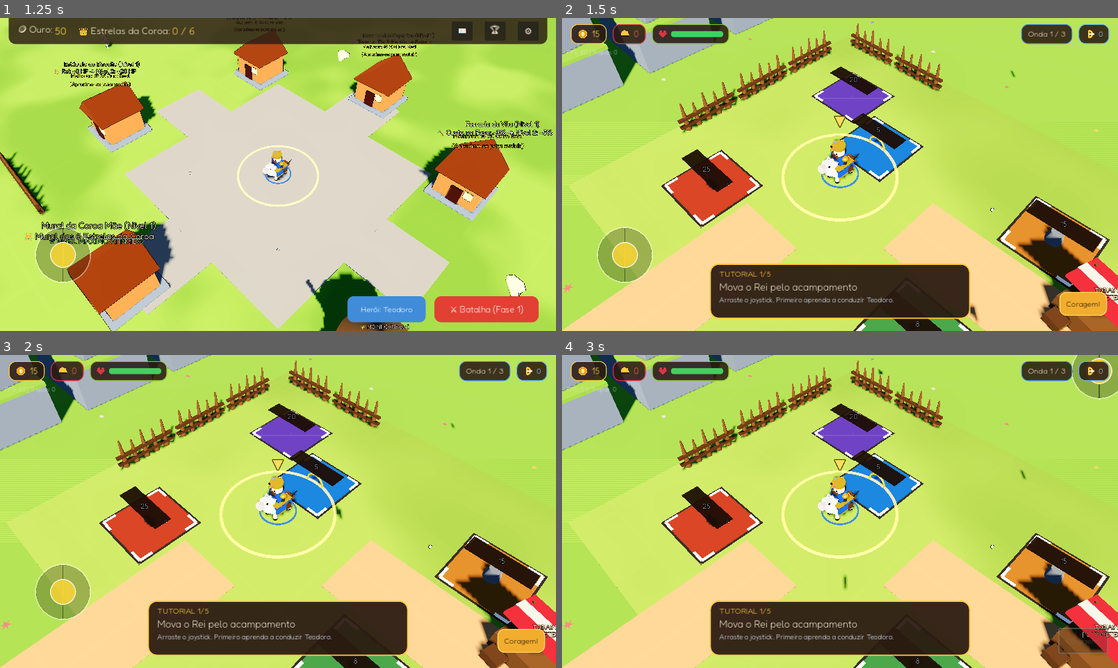
Above: before the commit, frames 1-4 (two rows, left to right).
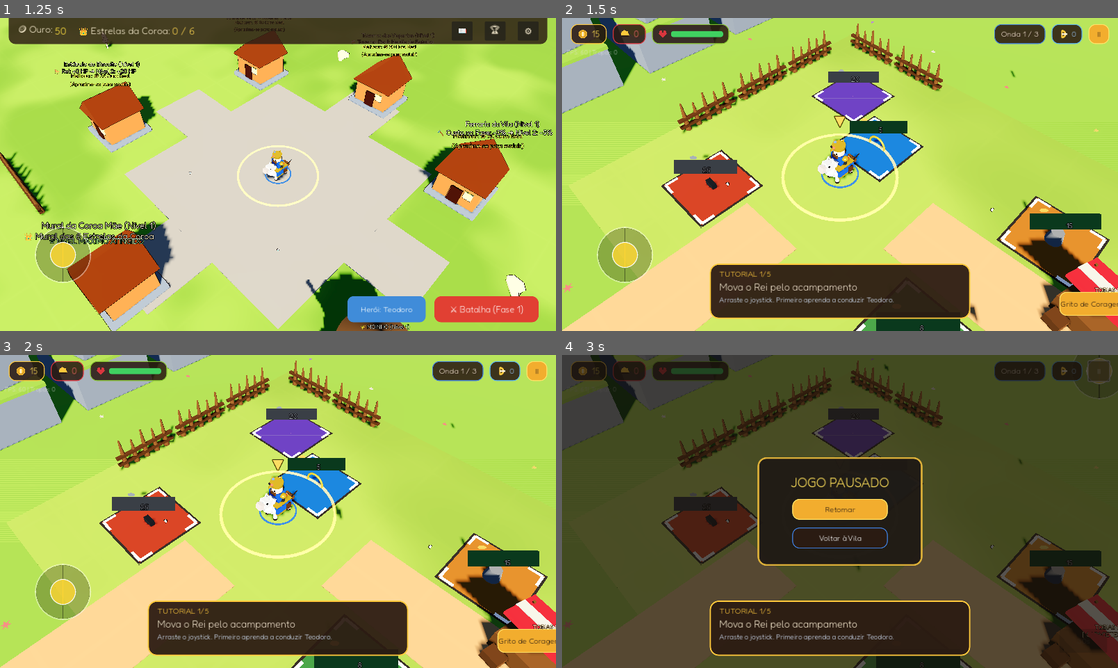
Above: after the commit, the same moments.

Repository: JonathasHenrique/reino-pequenino
Game: Godot game, scene res://scenes/ui/MainMenu.tscn
Two runs of this game, one before a commit and one after it. Both use one fixed random seed, a clock stepped at 60 frames per second and the inputs below.
Inputs (mouse positions are in pixels of both pictures, inside the frame that each line leads up to):
- Up to frame 1 (1.25 s): click "VILA REAL DO REI" at 0.5 s
- Up to frame 2 (1.5 s): click "⚔️ Batalha (Fase 1)" at 1.25 s
- Up to frame 3 (2 s): no input
- Up to frame 4 (3 s): click "Coragem!" (after the commit: "Grito de Coragem") at 2 s; click (1101, 370) at 2.75 s, where only the run after the commit has a clickable "II"

Frame 1 is identical in both runs. In frame 2, 4.8% of the frame differs, in the area x 20-100%, y 2-100%; in frame 3, 4.8%; in frame 4, 89%, in the area x 0-100%, y 0-100%.

Commit message:
Melhora HUD e habilidades dos heróis

Diff:
--- a/data/heroes/heroes.json
+++ b/data/heroes/heroes.json
@@ -15,7 +15,7 @@
     "description": "Ferreira veterana que nunca larga sua bigorna de bolso.",
     "passive_desc": "Construções e torres na fase custam 15% menos moedas.",
     "skill_name": "Martelada Mestra",
-    "skill_desc": "Conserta e reforça instantaneamente todas as torres e paliçadas.",
+    "skill_desc": "Repara instantaneamente todas as paliçadas ativas no acampamento.",
     "cost_discount": 0.15,
     "unlocked_by_default": false
   },
@@ -24,8 +24,8 @@
     "title": "Erudito dos Números",
     "description": "Mago que calcula trajetórias místicas com giz e régua.",
     "passive_desc": "Magos e arqueiros causam 10% de dano adicional em área.",
-    "skill_name": "Chuva de Números",
-    "skill_desc": "Invoca chuva rúnica que causa dano contínuo a todos os inimigos na tela.",
+    "skill_name": "Prisão Rúnica",
+    "skill_desc": "Congela por alguns segundos os inimigos próximos ao Rei.",
     "aoe_bonus": 0.10,
     "unlocked_by_default": false
   },
@@ -35,7 +35,7 @@
     "description": "Estrategista destemida que ensinou o rei a manter a formação.",
     "passive_desc": "Tropas aliadas recebem 15% menos dano de projéteis e impacto.",
     "skill_name": "Muralha de Escudos",
-    "skill_desc": "Cria um escudo radiante protetor ao redor da formação por 8 segundos.",
+    "skill_desc": "Reduz pela metade o dano recebido pelo Rei por 8 segundos.",
     "armor_bonus": 0.15,
     "unlocked_by_default": false
   },
@@ -65,7 +65,7 @@
     "description": "Agora com um chapéu colorido e um pedaço de bolo na mão.",
     "passive_desc": "Inimigos caminham 15% mais devagar perto do Rei.",
     "skill_name": "Névoa Protetora",
-    "skill_desc": "Envolve o Rei em uma névoa amiga que cega temporariamente os inimigos.",
+    "skill_desc": "Desacelera os inimigos próximos ao Rei por 6 segundos.",
     "slow_aura": 0.15,
     "unlocked_by_default": false
   }
--- a/scenes/entities/PurchasePad.tscn
+++ b/scenes/entities/PurchasePad.tscn
@@ -74,12 +74,28 @@
 metallic = 0.8
 
 [sub_resource type="BoxMesh" id="BoxMesh_status_plate"]
-size = Vector3(2.65, 0.06, 0.78)
+size = Vector3(2.65, 0.58, 0.08)
 
 [sub_resource type="StandardMaterial3D" id="StandardMaterial3D_status_plate"]
 albedo_color = Color(0.169, 0.106, 0.071, 0.94)
 transparency = 1
 roughness = 0.72
+shading_mode = 0
+billboard_mode = 1
+
+[sub_resource type="SphereMesh" id="SphereMesh_cost_coin"]
+radius = 0.15
+height = 0.15
+radial_segments = 12
+rings = 6
+
+[sub_resource type="StandardMaterial3D" id="StandardMaterial3D_cost_coin"]
+albedo_color = Color(1.0, 0.788, 0.235, 1)
+emission_enabled = true
+emission = Color(1.0, 0.788, 0.235, 1)
+emission_energy_multiplier = 0.35
+shading_mode = 0
+billboard_mode = 1
 
 [node name="PurchasePad" type="Area3D"]
 script = ExtResource("1_pad")
@@ -172,12 +188,17 @@
 surface_material_override/0 = SubResource("StandardMaterial3D_iron")
 
 [node name="StatusPlate" type="MeshInstance3D" parent="."]
-transform = Transform3D(1, 0, 0, 0, 1, 0, 0, 0, 1, 0, 1.08, 0)
+transform = Transform3D(1, 0, 0, 0, 1, 0, 0, 0, 1, 0, 1.28, 0)
 mesh = SubResource("BoxMesh_status_plate")
 surface_material_override/0 = SubResource("StandardMaterial3D_status_plate")
 
+[node name="CostCoin" type="MeshInstance3D" parent="."]
+transform = Transform3D(1, 0, 0, 0, 1, 0, 0, 0, 1, -0.82, 1.28, 0.08)
+mesh = SubResource("SphereMesh_cost_coin")
+surface_material_override/0 = SubResource("StandardMaterial3D_cost_coin")
+
 [node name="Label3D" type="Label3D" parent="."]
-transform = Transform3D(1, 0, 0, 0, 1, 0, 0, 0, 1, 0, 1.12, 0)
+transform = Transform3D(1, 0, 0, 0, 1, 0, 0, 0, 1, 0.20, 1.28, 0.08)
 billboard = 1
 double_sided = false
 text = "5"
--- a/scenes/ui/GameHUD.tscn
+++ b/scenes/ui/GameHUD.tscn
@@ -111,6 +111,18 @@
 corner_radius_top_right = 16
 corner_radius_bottom_right = 16
 corner_radius_bottom_left = 16
+
+[sub_resource type="StyleBoxFlat" id="StyleBoxFlat_pause_panel"]
+bg_color = Color(0.12, 0.1, 0.08, 0.94)
+corner_radius_top_left = 20
+corner_radius_top_right = 20
+corner_radius_bottom_right = 20
+corner_radius_bottom_left = 20
+border_width_left = 4
+border_width_top = 4
+border_width_right = 4
+border_width_bottom = 4
+border_color = Color(0.85, 0.68, 0.22, 1)
 
 [node name="GameHUD" type="CanvasLayer"]
 script = ExtResource("1_hud")
@@ -235,6 +247,15 @@
 theme_override_constants/shadow_offset_y = 1
 theme_override_font_sizes/font_size = 18
 text = "0"
+
+[node name="PauseButton" type="Button" parent="TopBar/HBox"]
+custom_minimum_size = Vector2(48, 42)
+layout_mode = 2
+theme_override_colors/font_color = Color(0.169, 0.106, 0.071, 1)
+theme_override_font_sizes/font_size = 18
+theme_override_styles/normal = SubResource("StyleBoxFlat_btn")
+text = "II"
+tooltip_text = "Pausar jogo"
 
 [node name="ActionContainer" type="Control" parent="."]
 layout_mode = 3
@@ -276,3 +297,68 @@
 theme_override_colors/font_color = Color(0.9, 0.9, 0.9, 0.7)
 theme_override_font_sizes/font_size = 14
 text = "FPS: 60"
+
+[node name="PauseOverlay" type="Control" parent="."]
+visible = false
+process_mode = 3
+layout_mode = 3
+anchors_preset = 15
+anchor_right = 1.0
+anchor_bottom = 1.0
+grow_horizontal = 2
+grow_vertical = 2
+
+[node name="Dimmer" type="ColorRect" parent="PauseOverlay"]
+layout_mode = 1
+anchors_preset = 15
+anchor_right = 1.0
+anchor_bottom = 1.0
+grow_horizontal = 2
+grow_vertical = 2
+color = Color(0.08, 0.06, 0.04, 0.72)
+
+[node name="Panel" type="PanelContainer" parent="PauseOverlay"]
+custom_minimum_size = Vector2(380, 250)
+layout_mode = 1
+anchors_preset = 8
+anchor_left = 0.5
+anchor_top = 0.5
+anchor_right = 0.5
+anchor_bottom = 0.5
+offset_left = -190.0
+offset_top = -125.0
+offset_right = 190.0
+offset_bottom = 125.0
+grow_horizontal = 2
+grow_vertical = 2
+theme_override_styles/panel = SubResource("StyleBoxFlat_pause_panel")
+
+[node name="VBox" type="VBoxContainer" parent="PauseOverlay/Panel"]
+layout_mode = 2
+theme_override_constants/separation = 18
+alignment = 1
+
+[node name="Title" type="Label" parent="PauseOverlay/Panel/VBox"]
+layout_mode = 2
+theme_override_colors/font_color = Color(1, 0.88, 0.35, 1)
+theme_override_font_sizes/font_size = 30
+text = "JOGO PAUSADO"
+horizontal_alignment = 1
+
+[node name="ResumeButton" type="Button" parent="PauseOverlay/Panel/VBox"]
+custom_minimum_size = Vector2(220, 48)
+layout_mode = 2
+size_flags_horizontal = 4
+theme_override_colors/font_color = Color(0.169, 0.106, 0.071, 1)
+theme_override_font_sizes/font_size = 18
+theme_override_styles/normal = SubResource("StyleBoxFlat_btn")
+text = "Retomar"
+
+[node name="VillageButton" type="Button" parent="PauseOverlay/Panel/VBox"]
+custom_minimum_size = Vector2(220, 48)
+layout_mode = 2
+size_flags_horizontal = 4
+theme_override_colors/font_color = Color(1, 1, 1, 1)
+theme_override_font_sizes/font_size = 18
+theme_override_styles/normal = SubResource("StyleBoxFlat_pill_wave")
+text = "Voltar à Vila"
--- a/scenes/ui/VictoryScreen.tscn
+++ b/scenes/ui/VictoryScreen.tscn
@@ -1,6 +1,7 @@
-[gd_scene load_steps=5 format=3]
+[gd_scene load_steps=6 format=3]
 
 [ext_resource type="Script" path="res://scripts/ui/VictoryScreen.gd" id="1_vic"]
+[ext_resource type="Script" path="res://scripts/ui/IconBadge.gd" id="2_icon"]
 
 [sub_resource type="StyleBoxFlat" id="StyleBoxFlat_panel"]
 bg_color = Color(0.15, 0.1, 0.06, 0.9)
@@ -67,11 +68,29 @@
 text = "VITÓRIA GLORIOSA!"
 horizontal_alignment = 1
 
-[node name="StarsLabel" type="Label" parent="Panel/VBox"]
+[node name="StarsContainer" type="HBoxContainer" parent="Panel/VBox"]
+custom_minimum_size = Vector2(180, 56)
 layout_mode = 2
-theme_override_font_sizes/font_size = 38
-text = "⭐ ⭐ ⭐"
-horizontal_alignment = 1
+theme_override_constants/separation = 12
+alignment = 1
+
+[node name="Star1" type="Control" parent="Panel/VBox/StarsContainer"]
+custom_minimum_size = Vector2(44, 44)
+layout_mode = 2
+script = ExtResource("2_icon")
+icon_type = "star"
+
+[node name="Star2" type="Control" parent="Panel/VBox/StarsContainer"]
+custom_minimum_size = Vector2(44, 44)
+layout_mode = 2
+script = ExtResource("2_icon")
+icon_type = "star"
+
+[node name="Star3" type="Control" parent="Panel/VBox/StarsContainer"]
+custom_minimum_size = Vector2(44, 44)
+layout_mode = 2
+script = ExtResource("2_icon")
+icon_type = "star"
 
 [node name="GoldLabel" type="Label" parent="Panel/VBox"]
 layout_mode = 2
--- a/scripts/autoloads/GameState.gd
+++ b/scripts/autoloads/GameState.gd
@@ -13,6 +13,8 @@
 signal stage_failed()
 signal hero_ability_used(hero_id: String)
 signal troop_count_changed(count: int)
+
+const HERO_ABILITY_COOLDOWN_SECONDS: float = 30.0
 
 var current_stage: int = 1
 var current_world: int = 1
@@ -30,6 +32,8 @@
 var is_game_over: bool = false
 var hero_ability_ready: bool = true
 var hero_ability_active: bool = false
+var hero_ability_cooldown_remaining: float = 0.0
+var hero_shield_remaining: float = 0.0
 
 var active_troops: Array = []
 var active_enemies: Array = []
@@ -48,6 +52,8 @@
 	is_paused = false
 	hero_ability_ready = true
 	hero_ability_active = false
+	hero_ability_cooldown_remaining = 0.0
+	hero_shield_remaining = 0.0
 
 	active_troops.clear()
 	active_enemies.clear()
@@ -60,6 +66,14 @@
 
 	coins_changed.emit(stage_coins)
 	king_hp_changed.emit(king_hp, king_max_hp)
+
+func _process(delta: float) -> void:
+	hero_shield_remaining = maxf(0.0, hero_shield_remaining - delta)
+	if hero_ability_ready or not is_stage_active:
+		return
+	hero_ability_cooldown_remaining = maxf(0.0, hero_ability_cooldown_remaining - delta)
+	if hero_ability_cooldown_remaining <= 0.0:
+		hero_ability_ready = true
 
 func add_stage_coins(amount: int) -> void:
 	stage_coins += amount
@@ -103,7 +117,8 @@
 func damage_king(amount: int) -> void:
 	if is_game_over or not is_stage_active:
 		return
-	king_hp = maxi(0, king_hp - amount)
+	var applied_damage := ceili(float(amount) * 0.5) if hero_shield_remaining > 0.0 else amount
+	king_hp = maxi(0, king_hp - applied_damage)
 	king_hp_changed.emit(king_hp, king_max_hp)
 	AudioManager.play_sfx("king_hit")
 
@@ -152,13 +167,20 @@
 	stage_completed.emit(stars, gold_earned)
 
 func use_hero_ability() -> void:
-	if not hero_ability_ready or is_game_over:
+	if not hero_ability_ready or is_game_over or not is_stage_active:
 		return
+	var hero_id = SaveManager.save_data.get("selected_hero", "teodoro")
 	hero_ability_ready = false
-	hero_ability_active = true
-	var hero_id = SaveManager.save_data.get("selected_hero", "teodoro")
+	hero_ability_cooldown_remaining = HERO_ABILITY_COOLDOWN_SECONDS
+	hero_ability_active = hero_id == "teodoro"
 	hero_ability_used.emit(hero_id)
 	AudioManager.play_sfx("hero_skill")
-
-	# Efeito dura 8 segundos
-	get_tree().create_timer(8.0).timeout.connect(func(): hero_ability_active = false)
+	if hero_ability_active:
+		get_tree().create_timer(8.0, false).timeout.connect(func(): hero_ability_active = false)
+	elif hero_id == "rosa":
+		hero_shield_remaining = 8.0
+	elif hero_id == "clara":
+		heal_king(king_max_hp)
+		for troop in active_troops:
+			if is_instance_valid(troop):
+				troop.current_hp = troop.hp
--- a/scripts/core/StageMain.gd
+++ b/scripts/core/StageMain.gd
@@ -53,6 +53,7 @@
 	# Totem protegido até o final de todas as ondas
 	if totem and wave_manager:
 		wave_manager.all_waves_spawned.connect(totem.remove_shield)
+	GameState.hero_ability_used.connect(_on_hero_ability_used)
 
 	if wave_manager:
 		wave_manager.stage_id = stage_id
@@ -162,6 +163,30 @@
 			_spawn_forge()
 	_update_pad_statuses()
 
+func _on_hero_ability_used(hero_id: String) -> void:
+	if not is_instance_valid(king):
+		return
+	match hero_id:
+		"marta":
+			for palisade in active_palisades:
+				if is_instance_valid(palisade) and palisade.has_method("repair_fully"):
+					palisade.repair_fully()
+		"fidelio":
+			for enemy in get_tree().get_nodes_in_group("enemies"):
+				if is_instance_valid(enemy) and enemy.global_position.distance_to(king.global_position) <= 8.0:
+					if enemy.has_method("freeze_for"):
+						enemy.freeze_for(4.0)
+		"bento":
+			for enemy in get_tree().get_nodes_in_group("enemies"):
+				if is_instance_valid(enemy) and enemy.global_position.distance_to(king.global_position) <= 9.0:
+					if enemy.has_method("knock_back_from"):
+						enemy.knock_back_from(king.global_position)
+		"barao":
+			for enemy in get_tree().get_nodes_in_group("enemies"):
+				if is_instance_valid(enemy) and enemy.global_position.distance_to(king.global_position) <= 8.0:
+					if enemy.has_method("apply_slow_for"):
+						enemy.apply_slow_for(6.0, 0.5)
+
 func _spawn_barracks() -> void:
 	if barracks_built:
 		return
--- a/scripts/entities/Enemy.gd
+++ b/scripts/entities/Enemy.gd
@@ -17,8 +17,16 @@
 var current_hp: int = 24
 var attack_timer: float = 0.0
 var alive: bool = true
+var base_tint: Color = Color(0.85, 0.21, 0.24)
+var is_frozen: bool = false
+var freeze_remaining: float = 0.0
+var slow_remaining: float = 0.0
+var slow_factor: float = 1.0
+var knockback_remaining: float = 0.0
+var knockback_velocity: Vector3 = Vector3.ZERO
 
 @onready var visuals: Node3D = $Visuals
+@onready var faction_ring: MeshInstance3D = $FactionRing
 
 func _ready() -> void:
 	# Escalonamento de +8% de HP por fase a partir da fase 1
@@ -35,6 +43,7 @@
 	GameState.register_enemy(self)
 
 func apply_look(scale_mult: float, tint: Color) -> void:
+	base_tint = tint
 	if not visuals:
 		visuals = $Visuals
 	if visuals:
@@ -68,6 +77,40 @@
 		if child.get_child_count() > 0:
 			_apply_enemy_tint(child, tint)
 
+func freeze_for(duration: float) -> void:
+	if not alive:
+		return
+	is_frozen = true
+	freeze_remaining = maxf(freeze_remaining, duration)
+	_apply_enemy_tint(visuals, Color(0.48, 0.82, 1.0))
+	if faction_ring:
+		var ice_material := StandardMaterial3D.new()
+		ice_material.albedo_color = Color("#76DDF2")
+		ice_material.emission_enabled = true
+		ice_material.emission = Color("#76DDF2")
+		ice_material.emission_energy_multiplier = 0.7
+		ice_material.shading_mode = BaseMaterial3D.SHADING_MODE_UNSHADED
+		faction_ring.material_override = ice_material
+
+func _clear_freeze() -> void:
+	is_frozen = false
+	freeze_remaining = 0.0
+	_apply_enemy_tint(visuals, base_tint)
+	if faction_ring:
+		faction_ring.material_override = null
+
+func apply_slow_for(duration: float, factor: float = 0.5) -> void:
+	slow_remaining = maxf(slow_remaining, duration)
+	slow_factor = minf(slow_factor, clampf(factor, 0.1, 1.0))
+
+func knock_back_from(origin: Vector3, strength: float = 10.0) -> void:
+	var direction := global_position - origin
+	direction.y = 0.0
+	if direction.length_squared() <= 0.001:
+		return
+	knockback_velocity = direction.normalized() * strength
+	knockback_remaining = 0.25
+
 func _exit_tree() -> void:
 	GameState.unregister_enemy(self)
 
@@ -77,6 +120,22 @@
 func _physics_process(delta: float) -> void:
 	if not alive or GameState.is_game_over:
 		velocity = Vector3.ZERO
+		return
+	if is_frozen:
+		freeze_remaining -= delta
+		velocity = Vector3.ZERO
+		if freeze_remaining <= 0.0:
+			_clear_freeze()
+		return
+	if slow_remaining > 0.0:
+		slow_remaining = maxf(0.0, slow_remaining - delta)
+		if slow_remaining <= 0.0:
+			slow_factor = 1.0
+	if knockback_remaining > 0.0:
+		knockback_remaining = maxf(0.0, knockback_remaining - delta)
+		velocity = knockback_velocity
+		knockback_velocity = knockback_velocity.move_toward(Vector3.ZERO, 32.0 * delta)
+		move_and_slide()
 		return
 
 	attack_timer = maxf(0.0, attack_timer - delta)
@@ -91,7 +150,7 @@
 		var dist = to_target.length()
 		if dist > attack_range:
 			var dir = to_target.normalized()
-			velocity = dir * move_speed
+			velocity = dir * move_speed * slow_factor
 			# Os visuais dos inimigos apontam para +Z.
 			var target_rot = atan2(dir.x, dir.z)
 			visuals.rotation.y = lerp_angle(visuals.rotation.y, target_rot, 8.0 * delta)
--- a/scripts/entities/PurchasePad.gd
+++ b/scripts/entities/PurchasePad.gd
@@ -30,6 +30,10 @@
 @onready var fill_mesh: MeshInstance3D = $FillProgress
 @onready var base_mesh: MeshInstance3D = $BaseMesh
 @onready var emblems: Node3D = get_node_or_null("Emblems")
+@onready var cost_coin: MeshInstance3D = $CostCoin
+
+var status_material: StandardMaterial3D
+var cost_material: StandardMaterial3D
 
 func _ready() -> void:
 	current_cost = base_cost
@@ -43,6 +47,21 @@
 
 func _setup_pad_visuals() -> void:
 	var col = Color(0.15, 0.48, 0.85, 0.85)
+	status_material = StandardMaterial3D.new()
+	status_material.albedo_color = Color("#2B1B12")
+	status_material.transparency = BaseMaterial3D.TRANSPARENCY_ALPHA
+	status_material.shading_mode = BaseMaterial3D.SHADING_MODE_UNSHADED
+	status_material.billboard_mode = BaseMaterial3D.BILLBOARD_ENABLED
+	status_plate.material_override = status_material
+
+	cost_material = StandardMaterial3D.new()
+	cost_material.albedo_color = Color("#FFC93C")
+	cost_material.emission_enabled = true
+	cost_material.emission = Color("#FFC93C")
+	cost_material.emission_energy_multiplier = 0.35
+	cost_material.shading_mode = BaseMaterial3D.SHADING_MODE_UNSHADED
+	cost_material.billboard_mode = BaseMaterial3D.BILLBOARD_ENABLED
+	cost_coin.material_override = cost_material
 
 	if emblems:
 		var bow = emblems.get_node_or_null("BowEmblem")
@@ -133,6 +152,13 @@
 func _update_ui() -> void:
 	if not cost_label_3d:
 		return
+	var remaining_cost := maxi(0, current_cost - current_paid)
+	var can_afford: bool = GameState.stage_coins >= remaining_cost
+	if status_material:
+		status_material.albedo_color = Color("#24452D") if can_afford else Color("#45484D")
+	if cost_material:
+		cost_material.albedo_color = Color("#FFC93C") if can_afford else Color("#9299A1")
+		cost_material.emission = cost_material.albedo_color
 	if tutorial_locked:
 		cost_label_3d.text = str(current_cost)
 		cost_label_3d.modulate = Color(0.62, 0.66, 0.70, 0.92)
@@ -161,8 +187,6 @@
 		else:
 			cost_label_3d.text = str(current_cost)
 
-		var needed = current_cost - current_paid
-		var can_afford = GameState.stage_coins >= needed
 		if can_afford:
 			# Dourado/creme vivo: pode pagar!
 			cost_label_3d.modulate = Color(1.0, 0.95, 0.70, 1.0) # #FFF3D6
--- a/scripts/ui/GameHUD.gd
+++ b/scripts/ui/GameHUD.gd
@@ -11,6 +11,12 @@
 @onready var skill_button: Button = $ActionContainer/SkillButton
 @onready var joystick: Control = $VirtualJoystick
 @onready var fps_label: Label = $DebugOverlay/FPSLabel
+@onready var pause_button: Button = $TopBar/HBox/PauseButton
+@onready var pause_overlay: Control = $PauseOverlay
+@onready var resume_button: Button = $PauseOverlay/Panel/VBox/ResumeButton
+@onready var village_button: Button = $PauseOverlay/Panel/VBox/VillageButton
+
+var skill_label: String = "Coragem!"
 
 func _ready() -> void:
 	GameState.coins_changed.connect(_on_coins_changed)
@@ -24,6 +30,12 @@
 
 	if skill_button:
 		skill_button.pressed.connect(_on_skill_pressed)
+	if pause_button:
+		pause_button.pressed.connect(_on_pause_pressed)
+	if resume_button:
+		resume_button.pressed.connect(_on_resume_pressed)
+	if village_button:
+		village_button.pressed.connect(_on_pause_village_pressed)
 
 	_on_coins_changed(GameState.stage_coins)
 	_on_spoils_changed(GameState.stage_spoils)
@@ -38,22 +50,28 @@
 func _process(_delta: float) -> void:
 	if fps_label:
 		fps_label.text = "FPS: %d | Tropas: %d" % [Engine.get_frames_per_second(), GameState.active_troops.size()]
+	if skill_button:
+		if GameState.hero_ability_ready:
+			skill_button.disabled = GameState.is_game_over
+			skill_button.text = skill_label
+			skill_button.modulate = Color.WHITE
+		else:
+			skill_button.disabled = true
+			skill_button.text = "%ds" % ceili(GameState.hero_ability_cooldown_remaining)
+			skill_button.modulate = Color(0.6, 0.6, 0.6, 0.7)
 
 func _setup_hero_button() -> void:
 	var hero_id = SaveManager.save_data.get("selected_hero", "teodoro")
-	match hero_id:
-		"marta":
-			skill_button.text = "Martelada"
-		"fidelio":
-			skill_button.text = "Rúnica"
-		"rosa":
-			skill_button.text = "Escudo"
-		"clara":
-			skill_button.text = "Bênção"
-		"bento":
-			skill_button.text = "Rugido"
-		_:
-			skill_button.text = "Coragem!"
+	var file := FileAccess.open("res://data/heroes/heroes.json", FileAccess.READ)
+	if not file:
+		return
+	var heroes: Variant = JSON.parse_string(file.get_as_text())
+	file.close()
+	if typeof(heroes) != TYPE_DICTIONARY:
+		return
+	var hero_data: Dictionary = heroes.get(hero_id, {})
+	skill_label = str(hero_data.get("skill_name", "Coragem!"))
+	skill_button.tooltip_text = str(hero_data.get("skill_desc", ""))
 
 func _on_coins_changed(amount: int) -> void:
 	if coin_label:
@@ -75,8 +93,27 @@
 func _on_skill_pressed() -> void:
 	if GameState.hero_ability_ready:
 		GameState.use_hero_ability()
-		skill_button.disabled = true
-		skill_button.modulate = Color(0.6, 0.6, 0.6, 0.7)
+
+func _on_pause_pressed() -> void:
+	if GameState.is_game_over:
+		return
+	GameState.is_paused = true
+	pause_overlay.visible = true
+	get_tree().paused = true
+
+func _on_resume_pressed() -> void:
+	AudioManager.play_sfx("button_click")
+	pause_overlay.visible = false
+	GameState.is_paused = false
+	get_tree().paused = false
+
+func _on_pause_village_pressed() -> void:
+	AudioManager.play_sfx("button_click")
+	pause_overlay.visible = false
+	GameState.is_paused = false
+	GameState.is_stage_active = false
+	get_tree().paused = false
+	get_tree().change_scene_to_file("res://scenes/village/Village.tscn")
 
 func _on_joystick_updated(direction: Vector2) -> void:
 	if GameState.king_node and is_instance_valid(GameState.king_node):
--- a/scripts/ui/IconBadge.gd
+++ b/scripts/ui/IconBadge.gd
@@ -2,11 +2,17 @@
 
 # Ícones vetoriais simples e consistentes, sem depender de emojis do sistema.
 
-@export_enum("coin", "helmet", "heart", "archer", "crown") var icon_type: String = "coin"
+@export_enum("coin", "helmet", "heart", "archer", "crown", "star") var icon_type: String = "coin"
 @export var icon_color: Color = Color("#FFC93C")
+@export var star_filled: bool = true
 
 func _ready() -> void:
 	mouse_filter = Control.MOUSE_FILTER_IGNORE
+	queue_redraw()
+
+func set_star_filled(filled: bool) -> void:
+	star_filled = filled
+	icon_color = Color("#FFC93C") if filled else Color("#9299A1")
 	queue_redraw()
 
 func _draw() -> void:
@@ -49,3 +55,15 @@
 			])
 			draw_colored_polygon(crown, icon_color)
 			draw_line(center + Vector2(-radius * 0.65, radius * 0.48), center + Vector2(radius * 0.65, radius * 0.48), Color("#D99B26"), 2.0, true)
+		"star":
+			var points := PackedVector2Array()
+			for point_index in range(10):
+				var angle := -PI * 0.5 + float(point_index) * PI / 5.0
+				var point_radius := radius if point_index % 2 == 0 else radius * 0.46
+				points.append(center + Vector2(cos(angle), sin(angle)) * point_radius)
+			if star_filled:
+				draw_colored_polygon(points, icon_color)
+			else:
+				var outline := points.duplicate()
+				outline.append(points[0])
+				draw_polyline(outline, icon_color, 3.0, true)
--- a/scripts/ui/VictoryScreen.gd
+++ b/scripts/ui/VictoryScreen.gd
@@ -5,7 +5,7 @@
 signal next_stage_requested()
 signal return_to_village_requested()
 
-@onready var stars_label: Label = $Panel/VBox/StarsLabel
+@onready var stars_container: HBoxContainer = $Panel/VBox/StarsContainer
 @onready var gold_label: Label = $Panel/VBox/GoldLabel
 @onready var next_button: Button = $Panel/VBox/HBox/NextButton
 @onready var village_button: Button = $Panel/VBox/HBox/VillageButton
@@ -20,14 +20,11 @@
 
 func _on_stage_completed(stars: int, gold_earned: int) -> void:
 	visible = true
-	var star_str = ""
-	for i in range(stars):
-		star_str += " ⭐ "
-	for i in range(3 - stars):
-		star_str += " ⚪ "
-
-	if stars_label:
-		stars_label.text = star_str
+	if stars_container:
+		for i in range(stars_container.get_child_count()):
+			stars_container.get_child(i).set_star_filled(i < stars)
+		stars_container.modulate.a = 0.0
+		create_tween().tween_property(stars_container, "modulate:a", 1.0, 0.65)
 	if gold_label:
 		gold_label.text = "+%d Ouro Real Permanente" % gold_earned
 
Not shown: 1 places in scenes/entities/PurchasePad.tscn that only renumber resources
Not shown: 1 places in scenes/ui/GameHUD.tscn that only renumber resources
